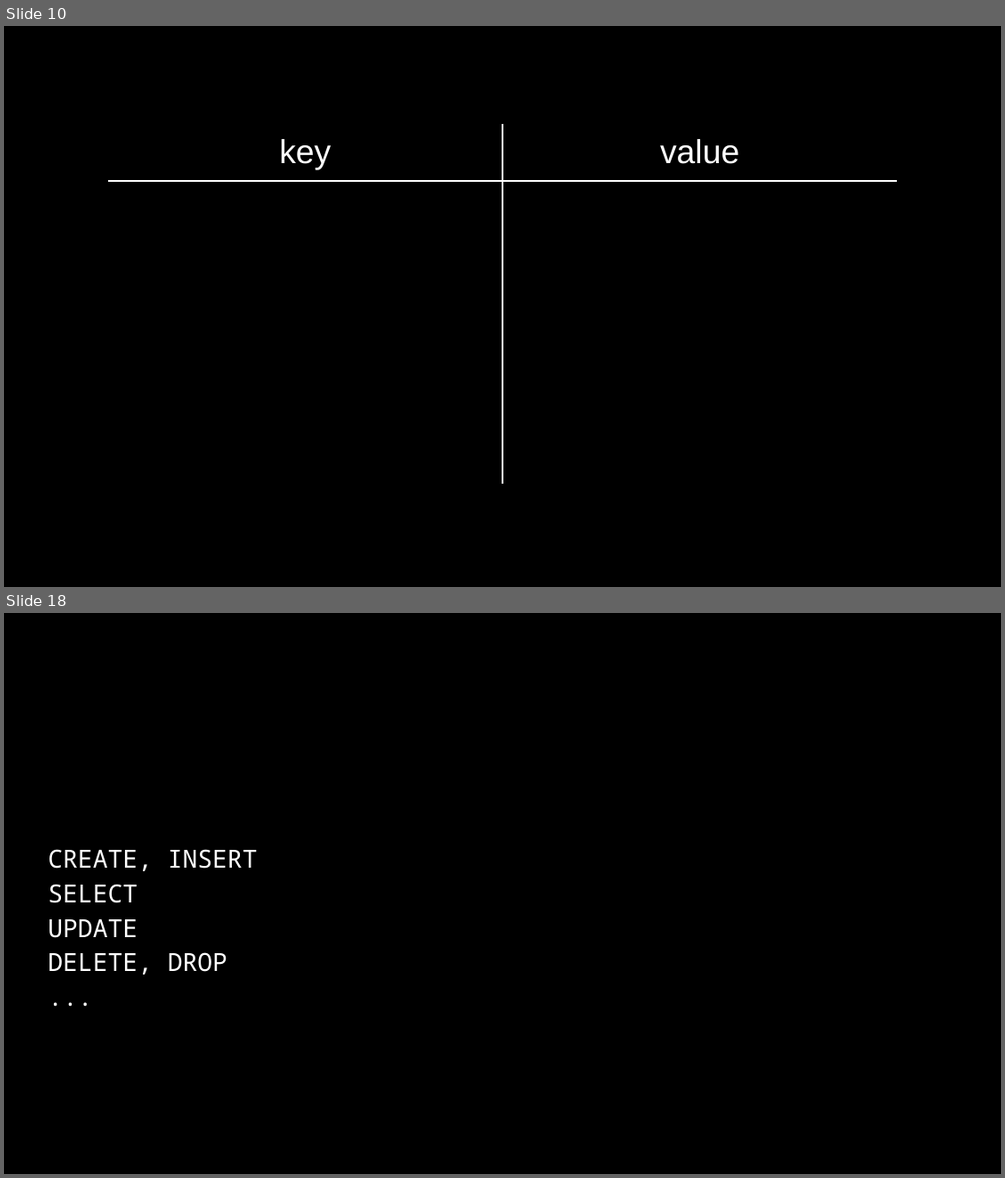
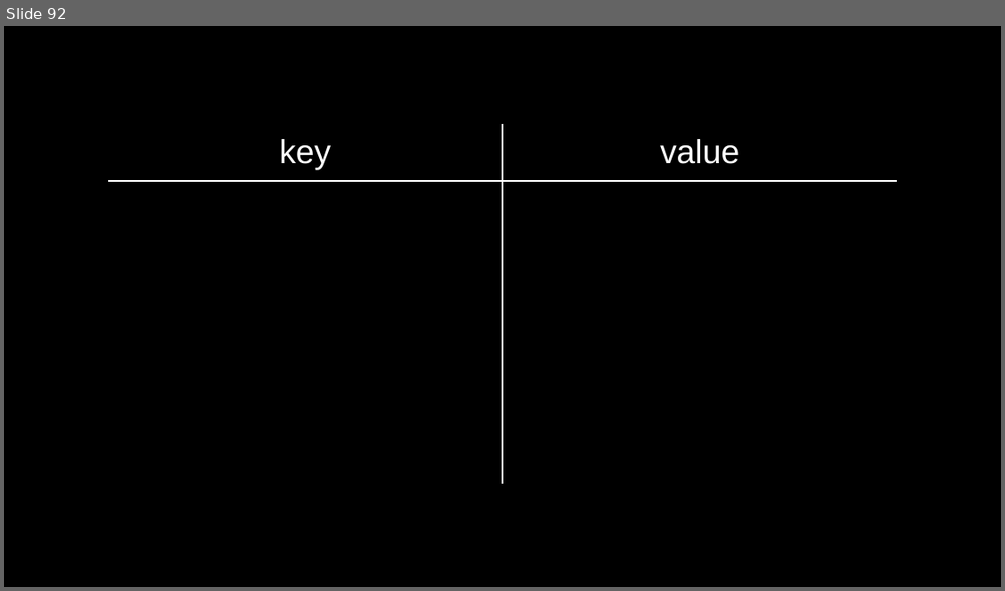
Before and after one commit to SQ4007-2025/website, a slide deck: lectures/slides_7.pptx. Shown one above the other, each under a label of ours: slides 10 and 18 before the commit, slide 92 after it; the slides between them are not shown. The pictures are 1005x1178 and 1005x591 pixels, drawn with LibreOffice and Linux fonts; fonts in the diff are those of the drawing. Boxes give left, top, right and bottom in pixels: in the first picture for what was removed or moved away, otherwise in the second. Text is boxed around its words. In the diff, an @@ line names an element or a change of style, - is before the commit and + after.

```diff
--- a/lectures/slides_7.pptx
+++ b/lectures/slides_7.pptx
@@ slide 18 removed at (4,613,1001,1174), background #000000 @@
@@ text removed at (48,849,258,974) @@
-CREATE, INSERT
-SELECT
-UPDATE
-DELETE, DROP
-...
@@ what was slide 10 is now slide 92 @@
```
Also in this commit, not shown: 1 slide changed, 93 slides added, 87 other slides removed, 8 other files.
